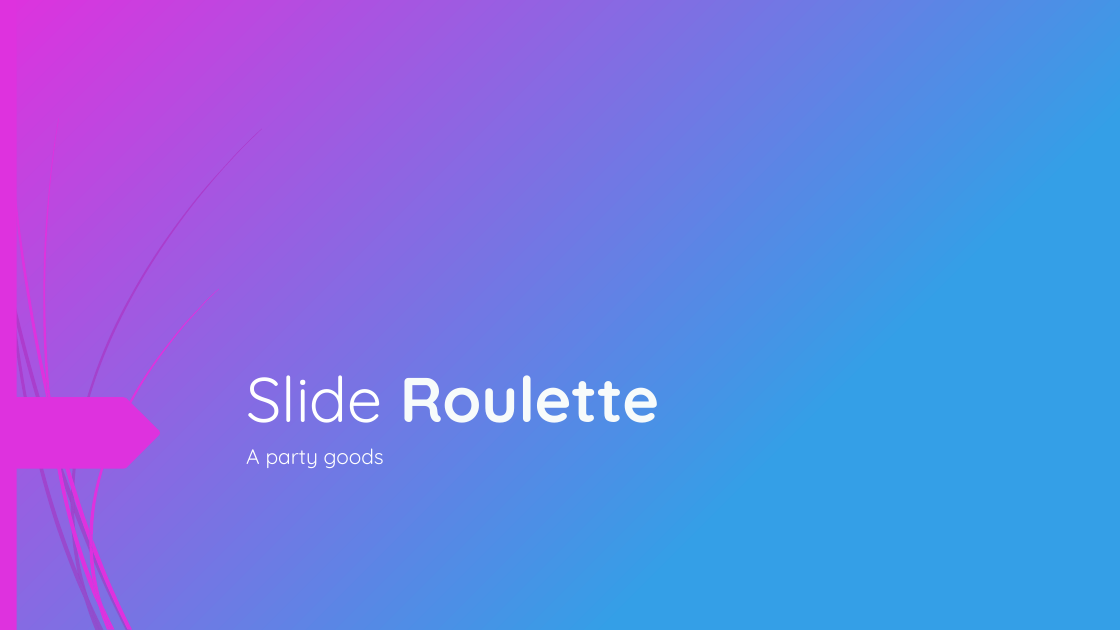
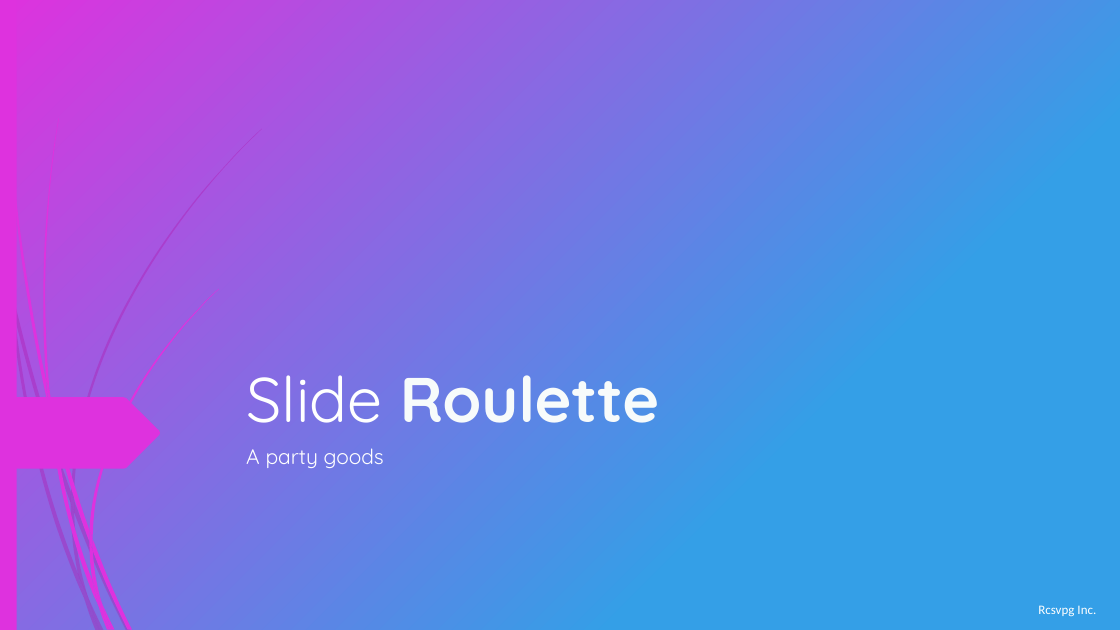
Before and after one commit to rcsv/SlideRoulette, a slide deck: slide 1 of Slide Roulette.pptm. Drawn at 1120x630 pixels with LibreOffice and Linux fonts; fonts in the diff are those of the drawing; background and template pictures are left out. Boxes give left, top, right and bottom in pixels: in the first picture for what was removed or moved away, otherwise in the second. Text is boxed around its words. In the diff, an @@ line names an element or a change of style, - is before the commit and + after.

```diff
--- a/Slide Roulette.pptm
+++ b/Slide Roulette.pptm
@@ text added at (1038,605,1096,616), 11.1 pt, text #FFFFFF @@
+Rcsvpg Inc.
```
Also in this commit, not shown: 1 other slide changed.
